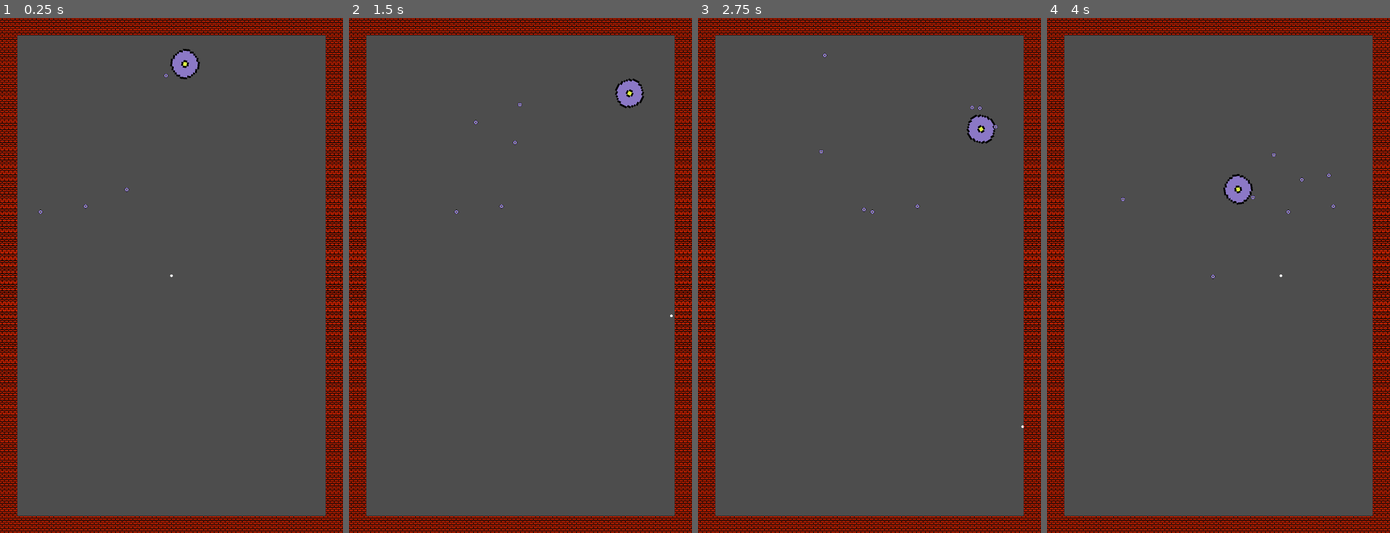
Above: before the commit, frames 1-4 (left to right).
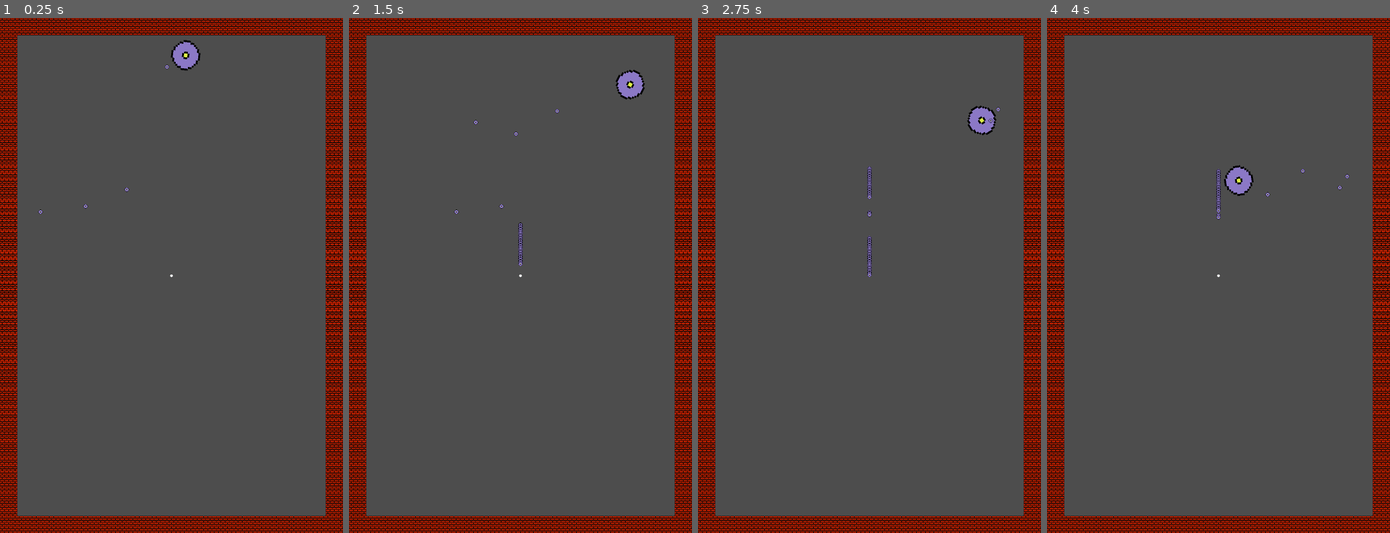
Above: after the commit, the same moments.

Repository: SalixeGames/ClassicalBulletHell
Game: Godot game, scene res://level_test.tscn
Two runs of this game, one before a commit and one after it. Both use one fixed random seed, a clock stepped at 60 frames per second and the inputs below. The project has no main scene, so this scene is started directly.
Inputs:
- Up to frame 1 (0.25 s): no input
- Up to frame 2 (1.5 s): tap Enter (ui_accept) at 0.5, 0.77, 0.8, 1.07, 1.35 s; hold Right (ui_right) 0.53-1.28 s; hold Space (shoot, bound only after the commit) 0.53-1.28 s; hold Down (ui_down) from 1.28 s (still down)
- Up to frame 3 (2.75 s): tap Enter (ui_accept) at 1.52, 1.82, 2.3 s; tap Space (shoot, bound only after the commit) at 1.55 s; release Down (ui_down) at 2.03 s; hold Right (ui_right) from 2.03 s (still down); hold Space (shoot, bound only after the commit) from 2.03 s (still down)
- Up to frame 4 (4 s): release Right (ui_right) at 2.78 s; release Space (shoot, bound only after the commit) at 2.78 s; hold Up (ui_up) 2.78-3.53 s; tap Space (shoot, bound only after the commit) at 2.85 s; tap Enter (ui_accept) at 3.02, 3.32, 3.6, 3.77 s; hold Left (ui_left) from 3.53 s (still down)

The runs differ from the first frame. In frame 1, 0.4% of the frame differs, in the area x 47-59%, y 4-12%; in frame 2, 0.5%; in frame 3, 0.6%; in frame 4, 0.6%, in the area x 21-89%, y 26-51%.

Commit message:
+ can shoot

Diff:
--- a/enemy.gd
+++ b/enemy.gd
@@ -1,4 +1,4 @@
-extends Node2D
+extends CharacterBody2D
 
 @export var paths : Array[PackedScene]
 @export var path_index: int = 0
@@ -7,7 +7,7 @@
 @export var rotation_speed := PI/4
 @export var projectile : PackedScene
 @export var path_follow : PathFollow2D
-@export var character_body : CharacterBody2D
+@export var top_node : Node2D
 
 var can_shoot := true
 var angle : float = PI / 2
@@ -27,22 +27,25 @@
 func spawn_bullet():
 	if can_shoot:
 		var bullet_instance = projectile.instantiate()
-		bullet_instance.global_transform = character_body.global_transform
+		bullet_instance.global_transform = global_transform
 		bullet_instance.rotation = angle
-		print("Avant: ", angle / PI)
-		angle += rotation_speed
 		if angle >= PI:
 			angle = rotation_speed
-		print("Apres: ", angle / PI)
-		get_parent().add_child(bullet_instance)
+		top_node.get_parent().add_child(bullet_instance)
 		can_shoot = false
 		await  get_tree().create_timer(0.5).timeout
 		can_shoot = true
 
 func change_path():
 	var path = paths[path_index].instantiate()
-	add_child(path)
+	top_node.add_child(path)
+	var old_path = path_follow.get_parent()
 	path_follow.reparent(path)
+	if path.name != old_path.name:  # surelly there is a better way monka
+		old_path.queue_free()
 	path_index += 1
 	if path_index == len(paths):
 		path_index = 0
+
+func got_hit():
+	queue_free()
--- a/enemy.tscn
+++ b/enemy.tscn
@@ -9,12 +9,7 @@
 [sub_resource type="CircleShape2D" id="CircleShape2D_3gvjj"]
 radius = 60.0
 
-[node name="CharacterBody2D" type="Node2D" node_paths=PackedStringArray("path_follow", "character_body")]
-script = ExtResource("1_m26pj")
-paths = Array[PackedScene]([ExtResource("3_o8qq2"), ExtResource("3_p0n5l")])
-projectile = ExtResource("2_6sf02")
-path_follow = NodePath("CirclePath/PathFollow2D")
-character_body = NodePath("CirclePath/PathFollow2D/CharacterBody2D")
+[node name="Enemy" type="Node2D"]
 
 [node name="CirclePath" parent="." instance=ExtResource("3_o8qq2")]
 
@@ -22,8 +17,13 @@
 position = Vector2(-1, 0)
 rotation = -0.0116274
 
-[node name="CharacterBody2D" type="CharacterBody2D" parent="CirclePath/PathFollow2D"]
+[node name="CharacterBody2D" type="CharacterBody2D" parent="CirclePath/PathFollow2D" node_paths=PackedStringArray("path_follow", "top_node")]
 collision_layer = 2
+script = ExtResource("1_m26pj")
+paths = Array[PackedScene]([ExtResource("3_o8qq2"), ExtResource("3_p0n5l")])
+projectile = ExtResource("2_6sf02")
+path_follow = NodePath("..")
+top_node = NodePath("../../..")
 
 [node name="Sprite2D" type="Sprite2D" parent="CirclePath/PathFollow2D/CharacterBody2D"]
 scale = Vector2(6.76, 7)
--- a/hero.gd
+++ b/hero.gd
@@ -2,13 +2,28 @@
 
 
 const SPEED = 750.0
+@export var projectile : PackedScene
 
+
+func _enter_tree() -> void:
+	Callable.create(0, "test")
+
+func got_hit():
+	queue_free()
 
 func _physics_process(delta: float) -> void:
 
+	if Input.is_action_pressed("shoot"):
+		var bullet_instance = projectile.instantiate()
+		bullet_instance.global_transform = global_transform
+		bullet_instance.rotation = -PI/2
+		bullet_instance.collision_mask = 2
+		bullet_instance.collision_layer = 1
+		get_parent().add_child(bullet_instance)
+
 	# Get the input direction and handle the movement/deceleration.
 	# As good practice, you should replace UI actions with custom gameplay actions.
-	var direction := Input.get_vector("ui_left", "ui_right", "ui_up", "ui_down")
+	var direction := Input.get_vector("move_left", "move_right", "move_up", "move_down")
 	if direction:
 		velocity.x = direction.x * SPEED
 		velocity.y = direction.y * SPEED
--- a/hero.tscn
+++ b/hero.tscn
@@ -1,6 +1,7 @@
-[gd_scene load_steps=4 format=3 uid="uid://qogfpjj1cloh"]
+[gd_scene load_steps=5 format=3 uid="uid://qogfpjj1cloh"]
 
 [ext_resource type="Script" path="res://hero.gd" id="1_qu2c8"]
+[ext_resource type="PackedScene" uid="uid://bcqj4vrh8n4hx" path="res://projectile.tscn" id="2_5j6uh"]
 
 [sub_resource type="CircleShape2D" id="CircleShape2D_cn3gh"]
 radius = 5.0
@@ -13,6 +14,7 @@
 [node name="Hero" type="CharacterBody2D"]
 motion_mode = 1
 script = ExtResource("1_qu2c8")
+projectile = ExtResource("2_5j6uh")
 
 [node name="HitBox" type="CollisionShape2D" parent="."]
 shape = SubResource("CircleShape2D_cn3gh")
--- a/level_test.tscn
+++ b/level_test.tscn
@@ -19,8 +19,8 @@
 [node name="DirectionalLight2D" type="DirectionalLight2D" parent="."]
 visible = false
 
-[node name="CharacterBody2D" parent="." instance=ExtResource("3_utobv")]
-position = Vector2(-23, -789)
+[node name="Enemy" parent="." instance=ExtResource("3_utobv")]
+position = Vector2(-20, -821)
 
 [node name="Bullet" parent="." instance=ExtResource("4_wbvfj")]
 position = Vector2(-539, -238)
@@ -31,6 +31,3 @@
 [node name="Bullet3" parent="." instance=ExtResource("4_wbvfj")]
 position = Vector2(-167, -271)
 rotation = -1.5708
-
-[editable path="CharacterBody2D"]
-[editable path="CharacterBody2D/CirclePath"]
--- a/project.godot
+++ b/project.godot
@@ -22,6 +22,34 @@
 window/size/initial_position_type=0
 window/stretch/mode="viewport"
 
+[input]
+
+shoot={
+"deadzone": 0.5,
+"events": [Object(InputEventKey,"resource_local_to_scene":false,"resource_name":"","device":-1,"window_id":0,"alt_pressed":false,"shift_pressed":false,"ctrl_pressed":false,"meta_pressed":false,"pressed":false,"keycode":0,"physical_keycode":32,"key_label":0,"unicode":32,"location":0,"echo":false,"script":null)
+]
+}
+move_left={
+"deadzone": 0.5,
+"events": [Object(InputEventKey,"resource_local_to_scene":false,"resource_name":"","device":-1,"window_id":0,"alt_pressed":false,"shift_pressed":false,"ctrl_pressed":false,"meta_pressed":false,"pressed":false,"keycode":0,"physical_keycode":65,"key_label":0,"unicode":97,"location":0,"echo":false,"script":null)
+]
+}
+move_right={
+"deadzone": 0.5,
+"events": [Object(InputEventKey,"resource_local_to_scene":false,"resource_name":"","device":-1,"window_id":0,"alt_pressed":false,"shift_pressed":false,"ctrl_pressed":false,"meta_pressed":false,"pressed":false,"keycode":0,"physical_keycode":68,"key_label":0,"unicode":100,"location":0,"echo":false,"script":null)
+]
+}
+move_up={
+"deadzone": 0.5,
+"events": [Object(InputEventKey,"resource_local_to_scene":false,"resource_name":"","device":-1,"window_id":0,"alt_pressed":false,"shift_pressed":false,"ctrl_pressed":false,"meta_pressed":false,"pressed":false,"keycode":0,"physical_keycode":87,"key_label":0,"unicode":119,"location":0,"echo":false,"script":null)
+]
+}
+move_down={
+"deadzone": 0.5,
+"events": [Object(InputEventKey,"resource_local_to_scene":false,"resource_name":"","device":-1,"window_id":0,"alt_pressed":false,"shift_pressed":false,"ctrl_pressed":false,"meta_pressed":false,"pressed":false,"keycode":0,"physical_keycode":83,"key_label":0,"unicode":115,"location":0,"echo":false,"script":null)
+]
+}
+
 [rendering]
 
 textures/canvas_textures/default_texture_filter=0
--- a/projectile.gd
+++ b/projectile.gd
@@ -1,15 +1,21 @@
 extends Area2D
 
+var spawn_timer : float
 
 # Called when the node enters the scene tree for the first time.
 func _ready() -> void:
-	pass # Replace with function body.
+	spawn_timer = 0
 
 
 # Called every frame. 'delta' is the elapsed time since the previous frame.
 func _process(delta: float) -> void:
 	position += transform.x * 200 * delta
+	spawn_timer += delta
+	if spawn_timer > 2:
+		queue_free()
 
 
 func _on_body_entered(body: Node2D) -> void:
+	body.call_deferred("got_hit")
+	print(body.name)
 	queue_free()
--- a/wall.tscn
+++ b/wall.tscn
@@ -6,6 +6,7 @@
 size = Vector2(64, 64)
 
 [node name="Wall" type="StaticBody2D"]
+collision_layer = 3
 metadata/_edit_group_ = true
 
 [node name="CollisionShape2D" type="CollisionShape2D" parent="."]
